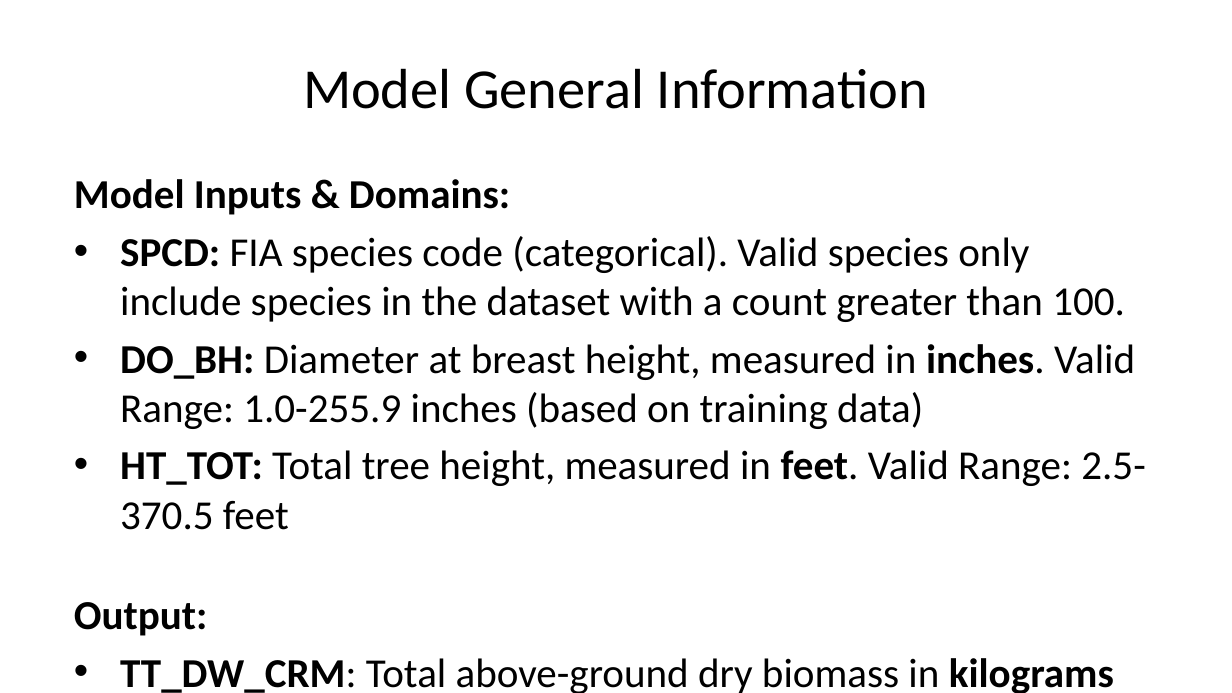
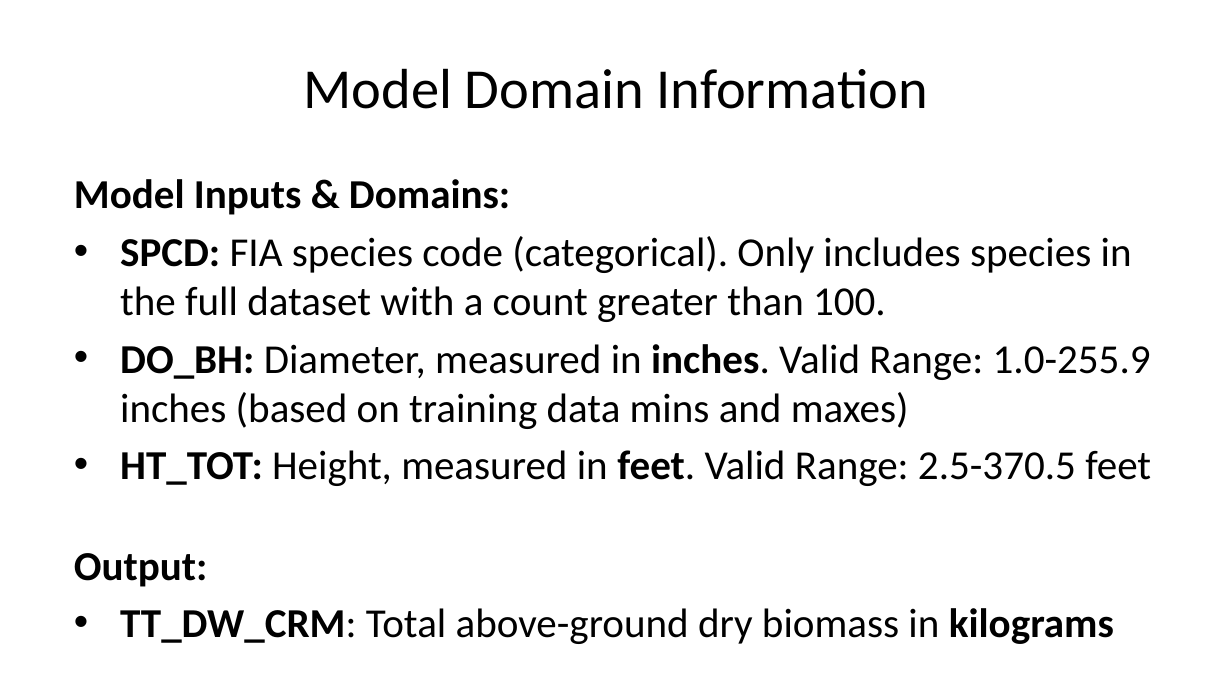
Before and after one commit to deancallahan25/Redwood-Analytics-Portfolio, a slide deck: slide 9 of Project-3/individual-models/data/presentation.pptx. Drawn at 1232x693 pixels with LibreOffice and Linux fonts; fonts in the diff are those of the drawing. Boxes give left, top, right and bottom in pixels: in the first picture for what was removed or moved away, otherwise in the second. Text is boxed around its words. In the diff, an @@ line names an element or a change of style, - is before the commit and + after.

```diff
--- a/Project-3/individual-models/data/presentation.pptx
+++ b/Project-3/individual-models/data/presentation.pptx
@@ title at [303,68,928,109]: text changed @@
-Model General Information
+Model Domain Information
@@ text at [120,236,1151,486]: text changed @@
-• SPCD: FIA species code (categorical). Valid species only include species in the dataset with a count greater than 100.
-• DO_BH: Diameter at breast height, measured in inches. Valid Range: 1.0-255.9 inches (based on training data)
-• HT_TOT: Total tree height, measured in feet. Valid Range: 2.5-370.5 feet
+• SPCD: FIA species code (categorical). Only includes species in the full dataset with a count greater than 100.
+• DO_BH: Diameter, measured in inches. Valid Range: 1.0-255.9 inches (based on training data mins and maxes)
+• HT_TOT: Height, measured in feet. Valid Range: 2.5-370.5 feet
```
Also in this commit, not shown: 1 other slide changed, 1 slide removed, 2 other files.
